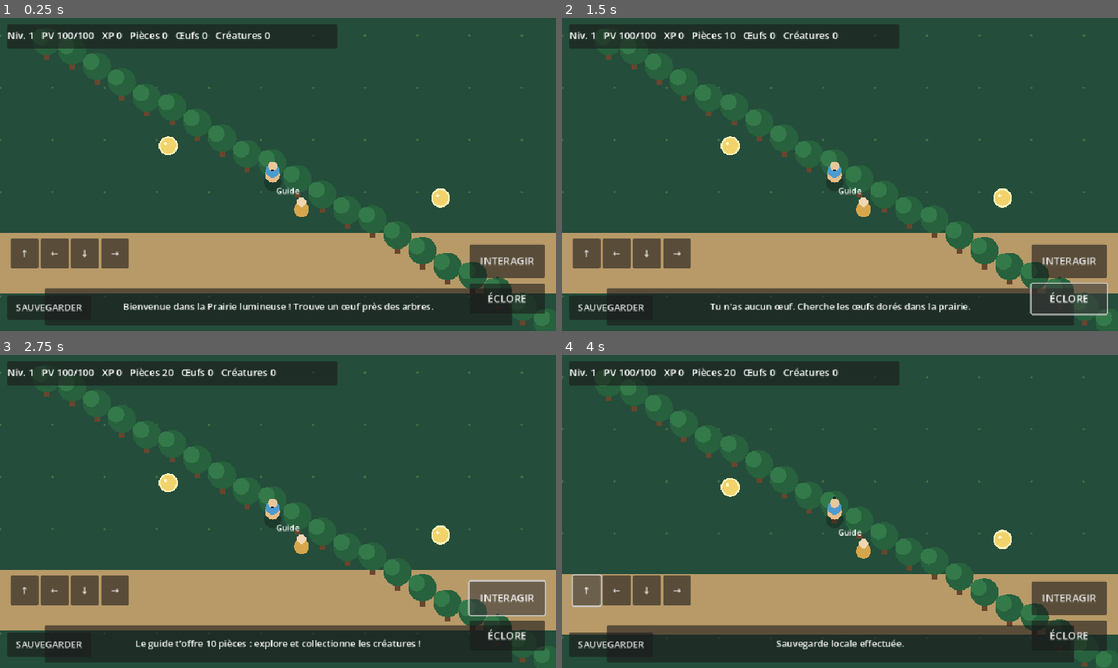
Above: before the commit, frames 1-4 (two rows, left to right).
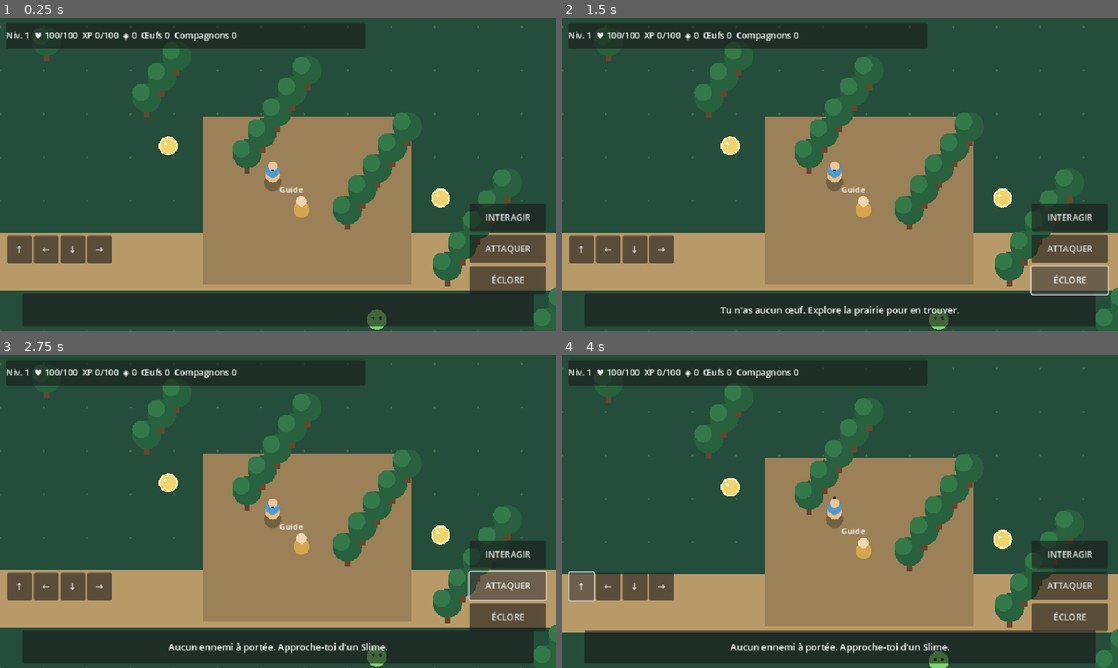
Above: after the commit, the same moments.

Repository: pierrecuny78-collab/Leaf1Game2D
Game: Godot game, scene res://scenes/main.tscn
Same seed, same stepped clock (60 frames per second), same inputs: the game is played once before the commit and once after it.
Inputs (mouse positions are in pixels of both pictures, inside the frame that each line leads up to):
- Up to frame 1 (0.25 s): no input
- Up to frame 2 (1.5 s): click "INTERAGIR" at 0.5 s; click "ÉCLORE" at 1.25 s
- Up to frame 3 (2.75 s): click (505, 586) at 2 s, where only the run after the commit has a clickable "ATTAQUER"
- Up to frame 4 (4 s): click (612, 642) at 2.75 s, where only the run before the commit has a clickable "SAUVEGARDER"; click "↑" at 3.5 s

The runs differ from the first frame. In frame 1, 28% of the frame differs, in the area x 0-100%, y 1-100%; in frame 2, 29%; in frame 3, 29%; in frame 4, 29%.

Commit message:
Expand RPG gameplay with quests, collection and slime combat

Diff:
--- a/scripts/main.gd
+++ b/scripts/main.gd
@@ -1,199 +1,317 @@
 extends Node2D
 
-const WORLD_SIZE := Vector2(1800, 1100)
-const PLAYER_SPEED := 235.0
+# Leaf1Game2D 0.1.1 — offline-first RPG prototype
+const WORLD_SIZE := Vector2(2200, 1400)
+const PLAYER_SPEED := 230.0
 const SAVE_PATH := "user://leaf1game2d_save.json"
+const EGG_POINTS := [Vector2(290, 280), Vector2(760, 370), Vector2(930, 720), Vector2(1510, 520), Vector2(1850, 1080), Vector2(1260, 1190)]
+const CREATURE_POOL := ["Mousselin", "Flammèche", "Aquapup", "Sylphin", "Rocoeuf", "Luminette", "Brindibou"]
 
 var player_pos := Vector2(470, 330)
 var player_dir := Vector2.DOWN
-var player_hp := 100
-var player_xp := 0
-var player_level := 1
+var hp := 100
+var xp := 0
+var level := 1
 var coins := 0
 var eggs := 0
-var creatures: Array[String] = []
-var message := "Bienvenue dans la Prairie lumineuse ! Trouve un œuf près des arbres."
-var message_timer := 5.0
-var world_time := 0.0
-var facing_name := "Sud"
+var creatures: Array = []
+var collected_eggs: Array = []
+var defeated_slimes: Array = []
+var quest_claimed := false
+var touch_vector := Vector2.ZERO
+var message := "Bienvenue ! Le village a besoin de ton aide. Trouve des œufs et apprivoise leurs créatures."
+var message_timer := 8.0
+var enemy_attack_cooldown := 0.0
+var stats_label: Label
 var info_label: Label
-var stats_label: Label
-var touch_vector := Vector2.ZERO
+var collection_label: Label
+var collection_panel: PanelContainer
+var enemies := [
+	{"id":"slime_1", "pos":Vector2(650, 580), "hp":30, "alive":true},
+	{"id":"slime_2", "pos":Vector2(1080, 850), "hp":30, "alive":true},
+	{"id":"slime_3", "pos":Vector2(1720, 760), "hp":45, "alive":true}
+]
 
 func _ready() -> void:
+	randomize()
 	_load_game()
 	_build_ui()
-	message_timer = 6.0
+	_refresh_ui()
 
 func _process(delta: float) -> void:
-	world_time += delta
-	var input_vector := Vector2.ZERO
-	if Input.is_key_pressed(KEY_A) or Input.is_key_pressed(KEY_LEFT): input_vector.x -= 1
-	if Input.is_key_pressed(KEY_D) or Input.is_key_pressed(KEY_RIGHT): input_vector.x += 1
-	if Input.is_key_pressed(KEY_W) or Input.is_key_pressed(KEY_UP): input_vector.y -= 1
-	if Input.is_key_pressed(KEY_S) or Input.is_key_pressed(KEY_DOWN): input_vector.y += 1
-	input_vector += touch_vector
-	if input_vector.length() > 1.0: input_vector = input_vector.normalized()
-	if input_vector.length() > 0.05:
-		player_dir = input_vector.normalized()
-		player_pos += input_vector * PLAYER_SPEED * delta
-		player_pos.x = clampf(player_pos.x, 35, WORLD_SIZE.x - 35)
-		player_pos.y = clampf(player_pos.y, 90, WORLD_SIZE.y - 35)
-	if message_timer > 0:
+	var movement := Vector2.ZERO
+	if Input.is_key_pressed(KEY_A) or Input.is_key_pressed(KEY_LEFT): movement.x -= 1.0
+	if Input.is_key_pressed(KEY_D) or Input.is_key_pressed(KEY_RIGHT): movement.x += 1.0
+	if Input.is_key_pressed(KEY_W) or Input.is_key_pressed(KEY_UP): movement.y -= 1.0
+	if Input.is_key_pressed(KEY_S) or Input.is_key_pressed(KEY_DOWN): movement.y += 1.0
+	movement += touch_vector
+	if movement.length() > 1.0: movement = movement.normalized()
+	if movement.length() > 0.05:
+		player_dir = movement.normalized()
+		player_pos += movement * PLAYER_SPEED * delta
+		player_pos.x = clampf(player_pos.x, 32.0, WORLD_SIZE.x - 32.0)
+		player_pos.y = clampf(player_pos.y, 100.0, WORLD_SIZE.y - 32.0)
+	if message_timer > 0.0:
 		message_timer -= delta
-		info_label.text = message
 	else:
-		info_label.text = "Explore, cherche les œufs et approche-toi des créatures."
-	stats_label.text = "Niv. %d   PV %d/100   XP %d   Pièces %d   Œufs %d   Créatures %d" % [player_level, player_hp, player_xp, coins, eggs, creatures.size()]
+		info_label.text = "Explore la prairie • Approche-toi des objets • Interagir pour agir"
+	if enemy_attack_cooldown > 0.0:
+		enemy_attack_cooldown -= delta
+	for enemy in enemies:
+		if enemy.alive and player_pos.distance_to(enemy.pos) < 72.0 and enemy_attack_cooldown <= 0.0:
+			hp = maxi(0, hp - 5)
+			enemy_attack_cooldown = 1.4
+			_set_message("Un Slime t'attaque ! Éloigne-toi ou utilise ATTAQUER.")
+			if hp <= 0:
+				hp = 50
+				player_pos = Vector2(470, 330)
+				_set_message("Tu as été soigné au village. Tes pièces et créatures sont conservées.")
+	_refresh_ui()
 	queue_redraw()
 
 func _draw() -> void:
-	var camera := player_pos - get_viewport_rect().size / 2.0
-	camera.x = clampf(camera.x, 0, WORLD_SIZE.x - get_viewport_rect().size.x)
-	camera.y = clampf(camera.y, 0, WORLD_SIZE.y - get_viewport_rect().size.y)
-	draw_rect(Rect2(Vector2.ZERO, get_viewport_rect().size), Color("#244d3b"), true)
-	for x in range(0, int(WORLD_SIZE.x), 90):
-		for y in range(0, int(WORLD_SIZE.y), 90):
+	var view := get_viewport_rect().size
+	var camera := player_pos - view / 2.0
+	camera.x = clampf(camera.x, 0.0, WORLD_SIZE.x - view.x)
+	camera.y = clampf(camera.y, 0.0, WORLD_SIZE.y - view.y)
+	draw_rect(Rect2(Vector2.ZERO, view), Color("#244d3b"), true)
+	# Grass texture
+	for x in range(0, int(WORLD_SIZE.x), 75):
+		for y in range(0, int(WORLD_SIZE.y), 75):
 			var p := Vector2(x, y) - camera
-			if p.x > -20 and p.y > -20 and p.x < 1000 and p.y < 600:
-				draw_circle(p, 2.0, Color(0.48, 0.66, 0.38, 0.35))
-	draw_rect(Rect2(Vector2(0, 430) - camera, Vector2(WORLD_SIZE.x, 105)), Color("#b89a68"), true)
+			if p.x > -10 and p.y > -10 and p.x < view.x + 10 and p.y < view.y + 10:
+				draw_circle(p, 1.8, Color(0.58, 0.75, 0.43, 0.28))
+	# Main road, village square and pond
+	draw_rect(Rect2(Vector2(0, 430) - camera, Vector2(WORLD_SIZE.x, 100)), Color("#b89a68"), true)
+	draw_rect(Rect2(Vector2(350, 230) - camera, Vector2(360, 290)), Color("#9b8058"), true)
 	draw_rect(Rect2(Vector2(1110, 120) - camera, Vector2(300, 190)), Color("#397e9b"), true)
 	draw_rect(Rect2(Vector2(1125, 135) - camera, Vector2(270, 160)), Color("#4d9db0"), true)
-	for i in range(34):
-		var tx := 80.0 + float((i * 173) % 1600)
-		var ty := 100.0 + float((i * 97) % 900)
-		var p := Vector2(tx, ty) - camera
-		if p.x > -50 and p.y > -70 and p.x < 1010 and p.y < 610:
-			draw_rect(Rect2(p + Vector2(-5, 4), Vector2(10, 28)), Color("#68452d"), true)
-			draw_circle(p, 24, Color("#27613d"))
-			draw_circle(p + Vector2(-10, -8), 14, Color("#34794a"))
-	for egg_pos in [Vector2(290, 280), Vector2(760, 370), Vector2(930, 720), Vector2(1510, 520)]:
-		var ep: Vector2 = egg_pos - camera
-		if ep.x > -30 and ep.y > -30 and ep.x < 990 and ep.y < 590:
+	# Trees around the world
+	for i in range(54):
+		var tree_pos := Vector2(80.0 + float((i * 173) % 2050), 100.0 + float((i * 97) % 1200))
+		var p := tree_pos - camera
+		if p.x > -45 and p.y > -65 and p.x < view.x + 45 and p.y < view.y + 65:
+			draw_rect(Rect2(p + Vector2(-5, 5), Vector2(10, 29)), Color("#68452d"), true)
+			draw_circle(p, 25, Color("#27613d"))
+			draw_circle(p + Vector2(-10, -9), 15, Color("#34794a"))
+	# Eggs
+	for i in range(EGG_POINTS.size()):
+		if collected_eggs.has(i): continue
+		var ep: Vector2 = EGG_POINTS[i] - camera
+		if ep.x > -25 and ep.y > -25 and ep.x < view.x + 25 and ep.y < view.y + 25:
 			draw_circle(ep, 15, Color("#f2d36b"))
-			draw_arc(ep, 15, 0, TAU, 24, Color("#fff2bd"), 3)
+			draw_arc(ep, 15, 0.0, TAU, 24, Color("#fff2bd"), 3.0)
 			draw_circle(ep + Vector2(-5, -4), 3, Color("#fff8d8"))
+	# NPC
+	var npc := Vector2(520, 390) - camera
+	draw_circle(npc, 14, Color("#d6a64c"))
+	draw_circle(npc + Vector2(0, -14), 9, Color("#f0d6b2"))
+	draw_string(ThemeDB.fallback_font, npc + Vector2(-38, -29), "Guide", HORIZONTAL_ALIGNMENT_LEFT, -1, 14, Color.WHITE)
+	# Slimes
+	for enemy in enemies:
+		if not enemy.alive: continue
+		var ep: Vector2 = enemy.pos - camera
+		if ep.x > -30 and ep.y > -30 and ep.x < view.x + 30 and ep.y < view.y + 30:
+			draw_circle(ep, 17, Color("#79d66c"))
+			draw_circle(ep + Vector2(-6, -3), 2.5, Color("#173c27"))
+			draw_circle(ep + Vector2(6, -3), 2.5, Color("#173c27"))
+			draw_rect(Rect2(ep + Vector2(-15, 21), Vector2(30, 4)), Color("#502d2d"), true)
+			draw_rect(Rect2(ep + Vector2(-15, 21), Vector2(30.0 * float(enemy.hp) / 45.0, 4)), Color("#e76d5b"), true)
+	# Player
 	var pp := player_pos - camera
 	draw_circle(pp + Vector2(0, 13), 15, Color(0, 0, 0, 0.25))
 	draw_circle(pp, 13, Color("#e9bd87"))
 	draw_circle(pp + Vector2(0, -7), 12, Color("#4b9bd0"))
 	draw_circle(pp + Vector2(0, -15), 8, Color("#e8c79b"))
 	draw_circle(pp + player_dir * 8 + Vector2(0, -16), 2, Color("#18232b"))
-	var npc := Vector2(520, 390) - camera
-	draw_circle(npc, 13, Color("#d6a64c"))
-	draw_circle(npc + Vector2(0, -13), 8, Color("#f0d6b2"))
-	draw_string(ThemeDB.fallback_font, npc + Vector2(-44, -27), "Guide", HORIZONTAL_ALIGNMENT_LEFT, -1, 14, Color.WHITE)
 
 func _build_ui() -> void:
 	var ui := CanvasLayer.new()
 	add_child(ui)
 	var top := PanelContainer.new()
-	top.position = Vector2(12, 10)
-	top.size = Vector2(570, 42)
+	top.position = Vector2(10, 8)
+	top.size = Vector2(620, 44)
 	ui.add_child(top)
 	stats_label = Label.new()
-	stats_label.add_theme_font_size_override("font_size", 17)
+	stats_label.add_theme_font_size_override("font_size", 15)
 	top.add_child(stats_label)
 	var bottom := PanelContainer.new()
-	bottom.anchor_left = 0.08
-	bottom.anchor_right = 0.92
-	bottom.anchor_top = 1
-	bottom.anchor_bottom = 1
-	bottom.offset_top = -74
-	bottom.offset_bottom = -10
+	bottom.anchor_left = 0.04
+	bottom.anchor_right = 0.96
+	bottom.anchor_top = 1.0
+	bottom.anchor_bottom = 1.0
+	bottom.offset_top = -65
+	bottom.offset_bottom = -8
 	ui.add_child(bottom)
 	info_label = Label.new()
 	info_label.horizontal_alignment = HORIZONTAL_ALIGNMENT_CENTER
 	info_label.vertical_alignment = VERTICAL_ALIGNMENT_CENTER
 	info_label.autowrap_mode = TextServer.AUTOWRAP_WORD_SMART
 	bottom.add_child(info_label)
-	var interact := Button.new()
-	interact.text = "INTERAGIR"
-	interact.position = Vector2(get_viewport_rect().size.x - 150, get_viewport_rect().size.y - 150)
-	interact.size = Vector2(130, 58)
-	interact.add_theme_font_size_override("font_size", 18)
+	var interact := _make_button(ui, "INTERAGIR", Vector2(-150, -220), Vector2(132, 48))
 	interact.pressed.connect(_interact)
-	ui.add_child(interact)
-	var hatch := Button.new()
-	hatch.text = "ÉCLORE"
-	hatch.position = Vector2(get_viewport_rect().size.x - 150, get_viewport_rect().size.y - 82)
-	hatch.size = Vector2(130, 52)
-	hatch.add_theme_font_size_override("font_size", 18)
+	var attack := _make_button(ui, "ATTAQUER", Vector2(-150, -166), Vector2(132, 48))
+	attack.pressed.connect(_attack)
+	var hatch := _make_button(ui, "ÉCLORE", Vector2(-150, -112), Vector2(132, 48))
 	hatch.pressed.connect(_hatch)
-	ui.add_child(hatch)
-	var save_button := Button.new()
-	save_button.text = "SAUVEGARDER"
-	save_button.position = Vector2(12, get_viewport_rect().size.y - 62)
-	save_button.size = Vector2(145, 42)
+	var save_button := _make_button(ui, "SAUVEGARDER", Vector2(10, -58), Vector2(145, 42))
 	save_button.pressed.connect(_save_game)
-	ui.add_child(save_button)
+	var collection_button := _make_button(ui, "COLLECTION", Vector2(162, -58), Vector2(125, 42))
+	collection_button.pressed.connect(_toggle_collection)
 	var directions := HBoxContainer.new()
-	directions.position = Vector2(18, get_viewport_rect().size.y - 160)
-	directions.add_theme_constant_override("separation", 4)
+	directions.position = Vector2(12, -165)
+	directions.anchor_top = 1.0
+	directions.anchor_bottom = 1.0
+	directions.add_theme_constant_override("separation", 3)
 	ui.add_child(directions)
 	for item in [["↑", Vector2.UP], ["←", Vector2.LEFT], ["↓", Vector2.DOWN], ["→", Vector2.RIGHT]]:
 		var b := Button.new()
 		b.text = item[0]
-		b.custom_minimum_size = Vector2(48, 52)
+		b.custom_minimum_size = Vector2(43, 48)
 		b.button_down.connect(func(): touch_vector = item[1])
 		b.button_up.connect(func(): touch_vector = Vector2.ZERO)
 		directions.add_child(b)
+	collection_panel = PanelContainer.new()
+	collection_panel.position = Vector2(12, 60)
+	collection_panel.size = Vector2(250, 220)
+	collection_panel.visible = false
+	ui.add_child(collection_panel)
+	collection_label = Label.new()
+	collection_label.autowrap_mode = TextServer.AUTOWRAP_WORD_SMART
+	collection_panel.add_child(collection_label)
+
+func _make_button(parent: Node, caption: String, offset: Vector2, button_size: Vector2) -> Button:
+	var b := Button.new()
+	b.text = caption
+	b.anchor_left = 1.0
+	b.anchor_right = 1.0
+	b.anchor_top = 1.0
+	b.anchor_bottom = 1.0
+	b.offset_left = offset.x
+	b.offset_right = offset.x + button_size.x
+	b.offset_top = offset.y
+	b.offset_bottom = offset.y + button_size.y
+	b.add_theme_font_size_override("font_size", 15)
+	parent.add_child(b)
+	return b
 
 func _interact() -> void:
-	for p in [Vector2(290, 280), Vector2(760, 370), Vector2(930, 720), Vector2(1510, 520)]:
-		if player_pos.distance_to(p) < 85:
+	for i in range(EGG_POINTS.size()):
+		if not collected_eggs.has(i) and player_pos.distance_to(EGG_POINTS[i]) < 82.0:
+			collected_eggs.append(i)
 			eggs += 1
 			coins += 5
-			_set_message("Tu as trouvé un Œuf mystérieux ! +5 pièces. Appuie sur ÉCLORE.")
+			_set_message("Œuf mystérieux récupéré ! +5 pièces. Tu peux maintenant le faire éclore.")
 			_save_game()
 			return
-	if player_pos.distance_to(Vector2(520, 390)) < 100:
-		coins += 10
-		_set_message("Le guide t'offre 10 pièces : explore et collectionne les créatures !")
-	else:
-		_set_message("Rien à proximité. Approche-toi d'un œuf ou du guide.")
+	if player_pos.distance_to(Vector2(520, 390)) < 105.0:
+		if not quest_claimed:
+			if collected_eggs.size() >= 2 and creatures.size() >= 1:
+				quest_claimed = true
+				coins += 50
+				_add_xp(60)
+				_set_message("Quête terminée : Les premiers compagnons ! +50 pièces et +60 XP.")
+			else:
+				_set_message("Guide : récupère 2 œufs et fais éclore au moins une créature. Récompense : 50 pièces + 60 XP.")
+		else:
+			_set_message("Guide : bravo, aventurier ! D'autres missions arrivent bientôt.")
+		return
+	_set_message("Rien à proximité. Cherche les œufs dorés, le guide ou un Slime.")
 
 func _hatch() -> void:
 	if eggs <= 0:
-		_set_message("Tu n'as aucun œuf. Cherche les œufs dorés dans la prairie.")
+		_set_message("Tu n'as aucun œuf. Explore la prairie pour en trouver.")
 		return
 	eggs -= 1
-	var pool := ["Mousselin", "Flammèche", "Aquapup", "Sylphin", "Rocoeuf"]
-	var creature: String = pool[randi() % pool.size()]
+	var creature: String = CREATURE_POOL[randi() % CREATURE_POOL.size()]
 	creatures.append(creature)
-	player_xp += 25
-	if player_xp >= player_level * 100:
-		player_xp -= player_level * 100
-		player_level += 1
-		_set_message("Éclosion ! %s rejoint ton équipe. Niveau supérieur !" % creature)
+	_add_xp(25)
+	_set_message("Éclosion ! %s rejoint ta collection. +25 XP." % creature)
+	_save_game()
+
+func _attack() -> void:
+	var target_index := -1
+	var nearest := 999999.0
+	for i in range(enemies.size()):
+		var enemy = enemies[i]
+		if enemy.alive:
+			var distance := player_pos.distance_to(enemy.pos)
+			if distance < 95.0 and distance < nearest:
+				nearest = distance
+				target_index = i
+	if target_index == -1:
+		_set_message("Aucun ennemi à portée. Approche-toi d'un Slime.")
+		return
+	var target = enemies[target_index]
+	target.hp -= 20
+	if target.hp <= 0:
+		target.alive = false
+		defeated_slimes.append(target.id)
+		coins += 12
+		_add_xp(35)
+		_set_message("Slime vaincu ! +12 pièces et +35 XP.")
 	else:
-		_set_message("Éclosion ! %s rejoint ton équipe. +25 XP." % creature)
+		_set_message("Coup porté au Slime ! Il lui reste %d PV." % target.hp)
 	_save_game()
+
+func _add_xp(amount: int) -> void:
+	xp += amount
+	while xp >= level * 100:
+		xp -= level * 100
+		level += 1
+		hp = 100
+		_set_message("NIVEAU %d ! Tes PV sont restaurés." % level)
+
+func _toggle_collection() -> void:
+	collection_panel.visible = not collection_panel.visible
+	_refresh_ui()
+
+func _refresh_ui() -> void:
+	if stats_label == null: return
+	stats_label.text = "Niv. %d  ♥ %d/100  XP %d/%d  ◈ %d  Œufs %d  Compagnons %d" % [level, hp, xp, level * 100, coins, eggs, creatures.size()]
+	if collection_label != null:
+		var summary := "COLLECTION\n"
+		if creatures.is_empty():
+			summary += "Aucune créature pour le moment.\nFais éclore ton premier œuf !"
+		else:
+			for creature in creatures:
+				summary += "• " + str(creature) + "\n"
+		summary += "\nQuête du guide : " + ("Terminée ✓" if quest_claimed else "%d/2 œufs • %d/1 éclosion" % [mini(collected_eggs.size(), 2), mini(creatures.size(), 1)])
+		collection_label.text = summary
 
 func _set_message(value: String) -> void:
 	message = value
 	message_timer = 5.0
-	info_label.text = message
+	if info_label != null: info_label.text = message
 
 func _save_game() -> void:
-	var data := {"player_pos":[player_pos.x, player_pos.y], "hp":player_hp, "xp":player_xp, "level":player_level, "coins":coins, "eggs":eggs, "creatures":creatures}
+	var data := {
+		"player_pos":[player_pos.x, player_pos.y], "hp":hp, "xp":xp, "level":level,
+		"coins":coins, "eggs":eggs, "creatures":creatures, "collected_eggs":collected_eggs,
+		"defeated_slimes":defeated_slimes, "quest_claimed":quest_claimed
+	}
 	var file := FileAccess.open(SAVE_PATH, FileAccess.WRITE)
 	if file:
 		file.store_string(JSON.stringify(data))
-		_set_message("Sauvegarde locale effectuée.")
+		_set_message("Progression sauvegardée sur cet appareil.")
 
 func _load_game() -> void:
 	if not FileAccess.file_exists(SAVE_PATH): return
 	var file := FileAccess.open(SAVE_PATH, FileAccess.READ)
-	if not file: return
+	if file == null: return
 	var parsed = JSON.parse_string(file.get_as_text())
 	if typeof(parsed) != TYPE_DICTIONARY: return
-	var d: Dictionary = parsed
-	if d.has("player_pos"): player_pos = Vector2(d.player_pos[0], d.player_pos[1])
-	player_hp = int(d.get("hp", 100))
-	player_xp = int(d.get("xp", 0))
-	player_level = int(d.get("level", 1))
-	coins = int(d.get("coins", 0))
-	eggs = int(d.get("eggs", 0))
-	creatures.assign(d.get("creatures", []))
+	var data: Dictionary = parsed
+	if data.has("player_pos") and data.player_pos is Array and data.player_pos.size() >= 2:
+		player_pos = Vector2(float(data.player_pos[0]), float(data.player_pos[1]))
+	hp = int(data.get("hp", 100))
+	xp = int(data.get("xp", 0))
+	level = int(data.get("level", 1))
+	coins = int(data.get("coins", 0))
+	eggs = int(data.get("eggs", 0))
+	creatures.assign(data.get("creatures", []))
+	collected_eggs.assign(data.get("collected_eggs", []))
+	defeated_slimes.assign(data.get("defeated_slimes", []))
+	quest_claimed = bool(data.get("quest_claimed", false))
+	for enemy in enemies:
+		if defeated_slimes.has(enemy.id): enemy.alive = false
